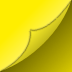
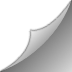
Layers edited between the first and the second 72x72 image:
painted on "\ #1", masked it over [0, 0, 72, 72]
"\": opacity 41% → 35% over [0, 0, 72, 72]
added layer "Grad Black" above "Grad" over [0, 0, 72, 72]
hid "Grad" over [0, 0, 72, 72]
hid "Background" over [0, 0, 72, 72]
